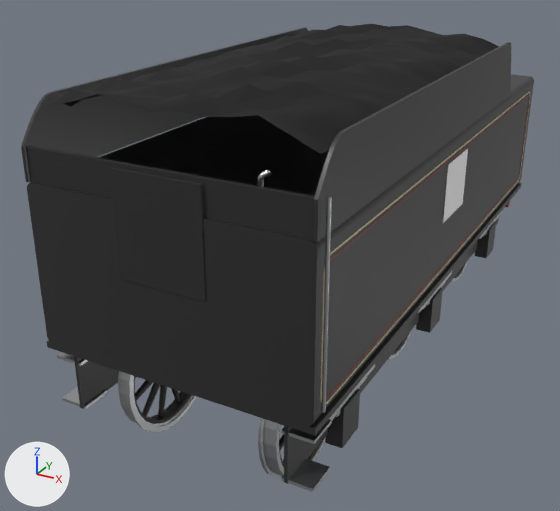
Renders of the glTF model public/models/tender_lod1.glb from each side of a commit.
One viewpoint serves both versions: a 50 mm lens placed at (3.35, -7.67, 4.62), pointed at (-0.54, -0.6, 1.09). The lights are fixed; the arrows at lower left show +X, +Y and +Z. The older version comes first. Where no turn or scale is listed for an object, it has been applied to the vertices. Vertices at exactly the same position are counted once.

Script lines for the objects in view, before the commit:
```python
ob_tender_static_decal_emblem_l = bpy.data.objects.new('tender_static_decal_emblem_l', me_tender_static_decal_emblem_l)
ob_tender_static_decal_emblem_l.location = (1.31, -0.29, 2.13)
ob_tender_static_paint_black = bpy.data.objects.new('tender_static_paint_black', me_tender_static_paint_black)
ob_tender_static_paint_black.location = (0.0, -0.21, 1.88)
ob_tender_static_steel = bpy.data.objects.new('tender_static_steel', me_tender_static_steel)
ob_tender_static_steel.location = (0.0, 0.03, 1.7)
ob_ws_t0_steel = bpy.data.objects.new('ws_t0_steel', me_ws_t0_steel)
ob_ws_t0_steel.parent = ob_ws_t0
ob_ws_t0_steel.location = (0.0, 0.0, 0.0)
ob_ws_t0_steel.scale = (0.875, 0.875, 0.875)
ob_ws_t0_wheel = bpy.data.objects.new('ws_t0_wheel', me_ws_t0_wheel)
ob_ws_t0_wheel.parent = ob_ws_t0
ob_ws_t0_wheel.location = (0.0, 0.0, 0.0)
ob_ws_t0_wheel.scale = (0.87, 0.87, 0.87)
ob_ws_t1_steel = bpy.data.objects.new('ws_t1_steel', me_ws_t0_steel)
ob_ws_t1_steel.parent = ob_ws_t1
ob_ws_t1_steel.location = (0.0, 0.0, 0.0)
ob_ws_t1_steel.scale = (0.875, 0.875, 0.875)
ob_ws_t1_wheel = bpy.data.objects.new('ws_t1_wheel', me_ws_t0_wheel)
ob_ws_t1_wheel.parent = ob_ws_t1
ob_ws_t1_wheel.location = (0.0, 0.0, 0.0)
ob_ws_t1_wheel.scale = (0.87, 0.87, 0.87)
ob_ws_t2_steel = bpy.data.objects.new('ws_t2_steel', me_ws_t0_steel)
ob_ws_t2_steel.parent = ob_ws_t2
ob_ws_t2_steel.location = (0.0, 0.0, 0.0)
ob_ws_t2_steel.scale = (0.875, 0.875, 0.875)
ob_ws_t2_wheel = bpy.data.objects.new('ws_t2_wheel', me_ws_t0_wheel)
ob_ws_t2_wheel.parent = ob_ws_t2
ob_ws_t2_wheel.location = (0.0, 0.0, 0.0)
ob_ws_t2_wheel.scale = (0.87, 0.87, 0.87)
# also in view: 'tender_static_lining' at (0.0, -0.22, 1.89); 'tender_static_coal' at (0.0, -1.01, 3.31); 'tender_static_smokebox' at (0.0, -3.42, 2.48)
```
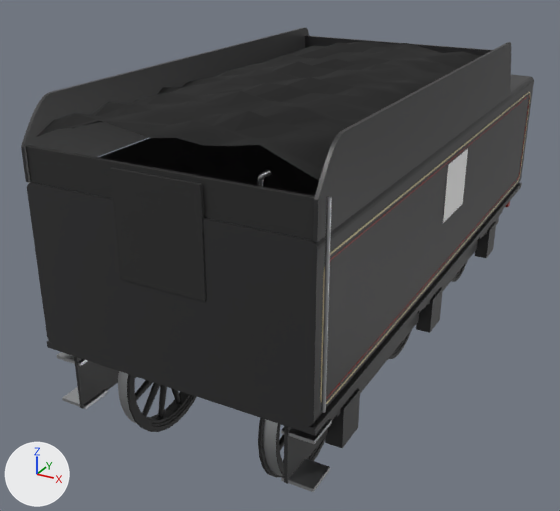
Boxes (x1, y1, x2, y2) around the edits, measured in the pictures (560 x 511 px; the box of a moved part takes in the faces that stretch with it):
'tender_static_coal', moved
    before: (34, 24, 499, 154)
    after: (37, 41, 481, 180)
'ws_t0_steel', reshaped
    before: (118, 371, 326, 478)
    after: (118, 371, 283, 476)
'ws_t2_steel', reshaped (not visible afterwards)
    before: (452, 262, 467, 282)
part 1 of me_tender_static_paint_black, added (mostly hidden)
    after: (329, 364, 375, 420)
part 2 of me_tender_static_paint_black, added (mostly hidden)
    after: (417, 271, 452, 313)
part 3 of me_tender_static_paint_black, added (mostly hidden)
    after: (479, 211, 502, 239)
part 4 of me_tender_static_steel, deleted (mostly hidden)
    before: (329, 211, 502, 420)
part 5 of me_tender_static_steel, added
    after: (257, 172, 272, 187)
part 6 of me_ws_t0_wheel, added (mostly hidden)
    after: (276, 262, 467, 475)
part 7 of me_ws_t0_wheel, added
    after: (258, 418, 282, 478)
part 8 of me_ws_t0_wheel, added (mostly hidden)
    after: (133, 379, 193, 426)
part 9 of me_ws_t0_wheel, added (black)
    after: (127, 374, 196, 432)
part 10 of me_ws_t0_steel, deleted
    before: (258, 418, 282, 478)
part 11 of me_ws_t0_steel, deleted
    before: (127, 374, 196, 432)
part 12 of me_ws_t0_steel, moved or reshaped (mostly hidden)
    before: (263, 262, 467, 476)
    after: (263, 281, 455, 476)
part 13 of me_ws_t0_steel, moved or reshaped
    before: (118, 371, 193, 426)
    after: (118, 371, 137, 424)

The change in detail:
me_tender_static_paint_black is used by ob_tender_static_paint_black; location (0.0, -0.21, 1.88).
me_tender_static_paint_black had 378 vertices, 663 faces and spanned x -1.32..1.32, y -3.24..3.24, z -1.43..1.43.
me_tender_static_paint_black now has 522 vertices, 879 faces and spans x -1.32..1.32, y -3.24..3.24, z -1.43..1.43.
me_tender_static_paint_black part 1: a new loose piece, a box spanning x 1.05..1.18, y -2.836..-1.736, z -1.021..-0.941, in mat_paint_black (black #2a2a2b).
me_tender_static_paint_black part 2: a new loose piece, a box spanning x 1.05..1.18, y -0.55..0.55, z -1.021..-0.941, in mat_paint_black (black #2a2a2b).
me_tender_static_paint_black part 3: a new loose piece, a box spanning x 1.05..1.18, y 1.736..2.836, z -1.021..-0.941, in mat_paint_black (black #2a2a2b).
Other edits to the shape of me_tender_static_paint_black do not show in these pictures.
me_tender_static_steel is used by ob_tender_static_steel; location (0.0, 0.03, 1.7).
me_tender_static_steel had 594 vertices, 968 faces and spanned x -1.35..1.35, y -3.41..3.41, z -1.28..1.28.
me_tender_static_steel now has 472 vertices, 796 faces and spans x -1.35..1.35, y -3.41..3.41, z -1.28..1.28.
me_tender_static_steel part 4: 18 loose pieces with 144 vertices, spanning x -1.18..1.18, y -3.08..2.6, z -0.91..-0.77, are deleted.
me_tender_static_steel part 5: 16 vertices added at x 0.67..0.75, y -3.2..-3.15, z 0.98..1.25.
Other edits to the shape of me_tender_static_steel do not show in these pictures.
me_ws_t0_steel is used by ob_ws_t0_steel; parent ob_ws_t0; location (0.0, 0.0, 0.0); scale (0.875, 0.875, 0.875).
me_ws_t0_steel had 502 vertices, 992 faces and spanned x -1.0..1.0, y -0.77..0.77, z -0.77..0.77.
me_ws_t0_steel now has 278 vertices, 320 faces and spans x -1.0..1.0, y -0.74..0.74, z -0.74..0.74.
me_ws_t0_steel part 10: the loose piece of 112 vertices spanning x 0.76..0.79, y -0.77..0.77, z -0.77..0.77 is deleted.
me_ws_t0_steel part 11: the loose piece of 112 vertices spanning x -0.79..-0.76, y -0.77..0.77, z -0.77..0.77 is deleted.
me_ws_t0_steel part 12: 14 vertices moved from x 0.94, y -0.72..0.72, z -0.74..0.74 to x 0.78, y -0.74..0.74, z -0.74..0.74; 70 vertices removed from x 0.78..0.94, y -0.74..0.74, z -0.72..0.72; 70 vertices added at x 0.78..0.93, y -0.74..0.74, z -0.74..0.74.
me_ws_t0_steel part 13: 14 vertices moved from x -0.94, y -0.72..0.72, z -0.74..0.74 to x -0.78, y -0.74..0.74, z -0.74..0.74; 70 vertices removed from x -0.94..-0.78, y -0.74..0.74, z -0.72..0.72; 70 vertices added at x -0.93..-0.78, y -0.74..0.74, z -0.74..0.74.
me_ws_t0_wheel is used by ob_ws_t0_wheel; parent ob_ws_t0; location (0.0, 0.0, 0.0); scale (0.87, 0.87, 0.87).
me_ws_t0_wheel had 564 vertices, 1024 faces and spanned x -1.0..1.0, y -0.69..0.69, z -0.69..0.69.
me_ws_t0_wheel now has 1012 vertices, 1920 faces and spans x -1.0..1.0, y -0.78..0.78, z -0.78..0.78.
me_ws_t0_wheel part 6: a new loose piece of 112 vertices spanning x 0.78..0.94, y -0.74..0.74, z -0.74..0.74, in mat_wheel (black #242424).
me_ws_t0_wheel part 7: a new loose piece of 112 vertices spanning x 0.77..0.8, y -0.78..0.78, z -0.78..0.78, in mat_wheel (black #242424).
me_ws_t0_wheel part 8: a new loose piece of 112 vertices spanning x -0.94..-0.78, y -0.74..0.74, z -0.74..0.74, in mat_wheel (black #242424).
me_ws_t0_wheel part 9: a new loose piece of 112 vertices spanning x -0.8..-0.77, y -0.78..0.78, z -0.78..0.78, in mat_wheel (black #242424).
Object 'tender_static_coal' (ob_tender_static_coal) moves from (0.0, -1.01, 3.31) to (0.0, -1.01, 3.12).
